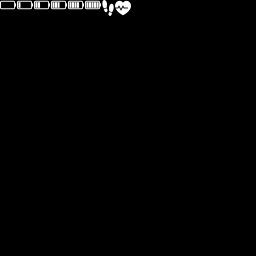
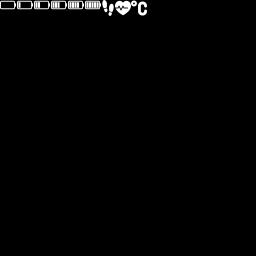
Layer changes from the first (256, 256) image to the second:
added layer "Celcius" above "Heart Rate" over left=131, top=0, right=147, bottom=16
